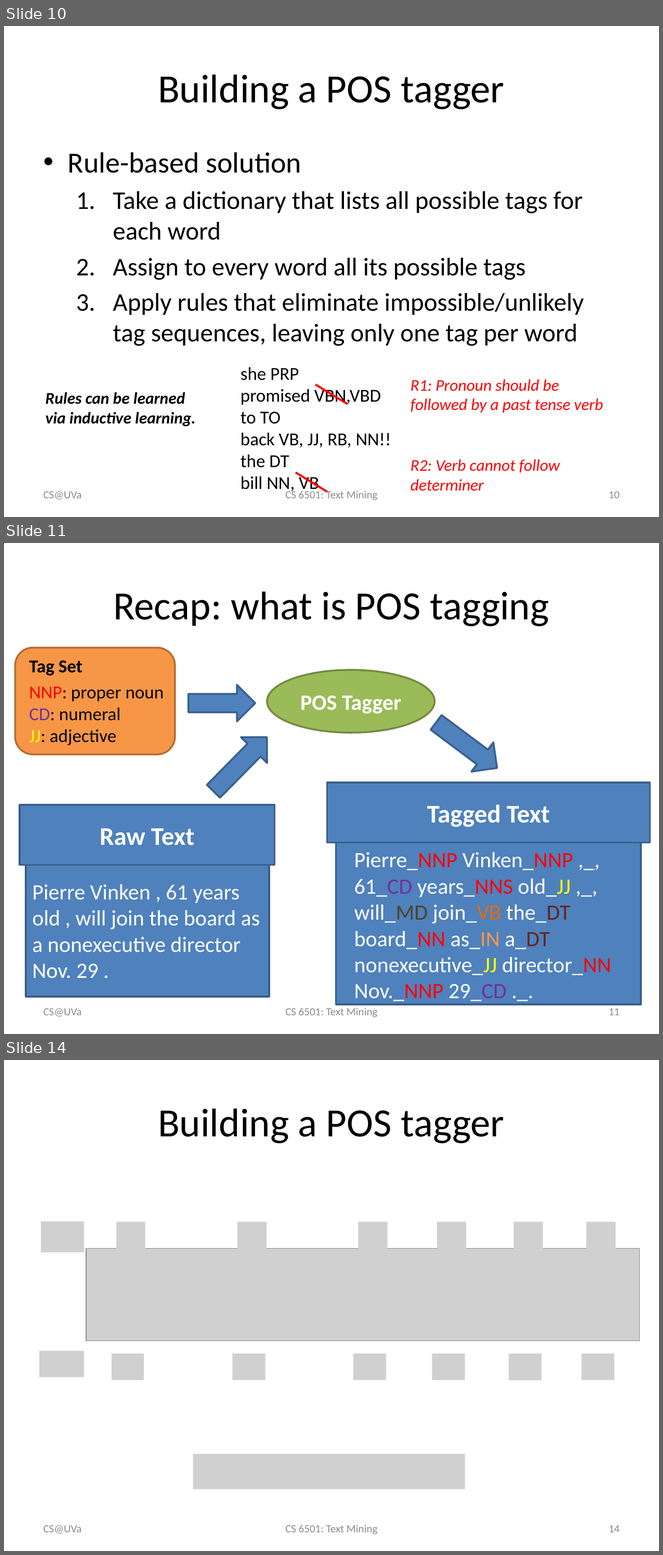
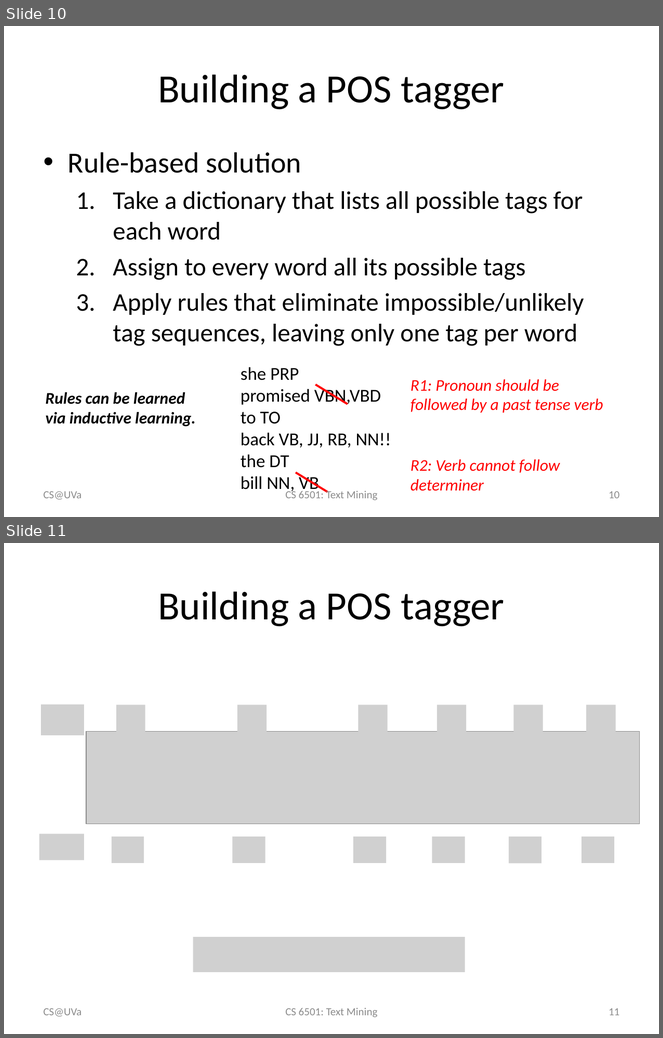
Before and after one commit to wang296/CS6501-Text-Mining, a slide deck: docs/POSTagging-SequenceLabeling.pptx. Shown one above the other, each under a label of ours: slides 10, 11 and 14 before the commit, slides 10 and 11 after it; the slides between them are not shown. The pictures are 663x1555 and 663x1038 pixels, drawn with LibreOffice and Linux fonts; fonts in the diff are those of the drawing; grey boxes stand for pictures. Boxes give left, top, right and bottom in pixels: in the first picture for what was removed or moved away, otherwise in the second. Text is boxed around its words. In the diff, an @@ line names an element or a change of style, - is before the commit and + after.

```diff
--- a/docs/POSTagging-SequenceLabeling.pptx
+++ b/docs/POSTagging-SequenceLabeling.pptx
@@ slide 11 removed at box(4, 543, 659, 1034), background #FFFFFF @@
@@ title removed at box(113, 591, 549, 627) @@
-Recap: what is POS tagging
@@ ellipse removed at box(268, 670, 435, 733) @@
-POS Tagger
@@ group removed at box(15, 648, 256, 755): 2 texts, 1 rounded rectangle, 1 down arrow @@
-Tag Set
-NNP: proper noun
-CD: numeral
-JJ: adjective
@@ down arrow removed at box(425, 708, 508, 783) @@
@@ down arrow removed at box(201, 724, 280, 805) @@
@@ rectangle removed at box(327, 783, 650, 843) @@
-Tagged Text
@@ rectangle removed at box(20, 805, 274, 865) @@
-Raw Text
@@ rectangle removed at box(26, 812, 269, 997) @@
@@ rectangle removed at box(336, 820, 641, 1005) @@
@@ text removed at box(354, 852, 611, 1004) @@
-Pierre_NNP Vinken_NNP ,_, 61_CD years_NNS old_JJ ,_, will_MD join_VB the_DT board_NN as_IN a_DT nonexecutive_JJ director_NN Nov._NNP 29_CD ._.
@@ text removed at box(32, 885, 260, 979) @@
-Pierre Vinken , 61 years old , will join the board as a nonexecutive director Nov. 29 .
@@ text removed at box(44, 1008, 82, 1017) @@
-CS@UVa
@@ text removed at box(285, 1008, 377, 1018) @@
-CS 6501: Text Mining
@@ page number removed at box(609, 1008, 620, 1016) @@
-11
@@ what was slide 14 is now slide 11 @@
@@ page number at box(609, 1008, 620, 1016): text changed @@
-14
+11
```
Also in this commit, not shown: 8 slides changed, 5 other slides removed, 3 other files.
